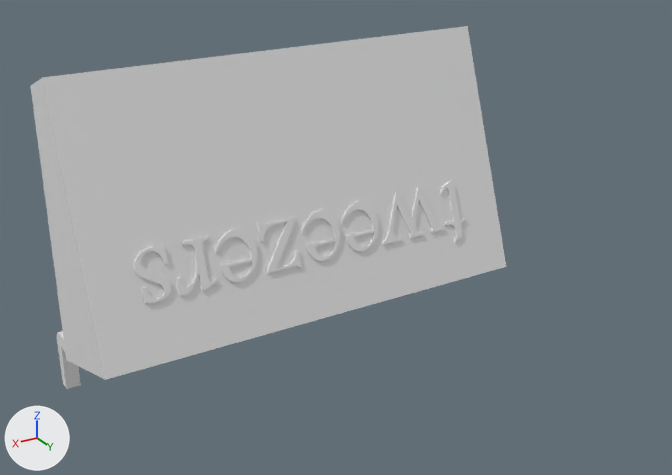
The Blender file tweezer-pegboard/tweezers-pegboard.blend as it was, and as the next commit left it.
Before and after are seen from a 50 mm lens placed at (98.5, 168.8, 105.4), pointed at (-1.5, 2.1, 22.0). Arrows for +X, +Y and +Z are at lower left; the lights stay in place.

Names of what the first picture shows: 'Tweezers'.
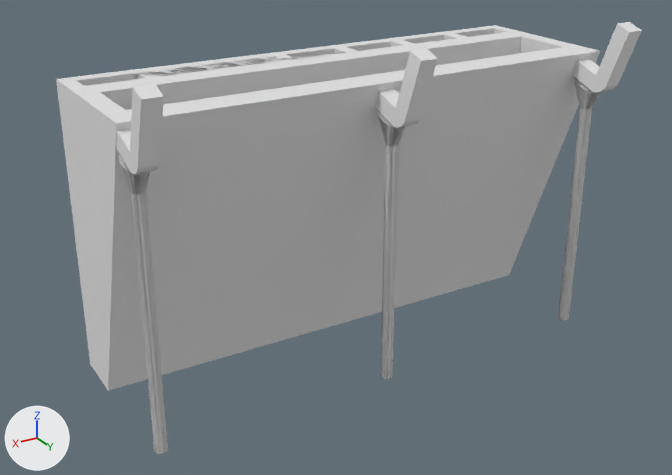
The change, as JSON lines over the scene's bpy script:
```json
{"op": "add", "block": "me_cylinder", "code": ["me_cylinder = bpy.data.meshes.new('Cylinder')", "me_cylinder.from_pydata(...)  # 96 vertices, 66 faces; spans x -1.88..1.88, y -3.22..2.46, z -1.0..1.07"]}
{"op": "set", "path": "ob_tweezers.location", "old": "(0.0, -3.7, 0.0)", "new": "(0.0, -3.7, 63.0)"}
{"op": "set", "path": "ob_tweezers.rotation_euler", "old": "(0.349, 0.0, 0.0)", "new": "(3.142, 0.0, 0.0)", "note": "degrees (20, 0, 0) -> degrees (180, 0, 0)"}
{"block": "ob_tweezers", "where": "_m = ob_tweezers.modifiers.new('Boolean', 'BOOLEAN')"}
{"op": "set", "path": "_m.object", "old": "ob_pegboardscrewdriver", "new": "ob_cylinder"}
{"op": "add", "block": "ob_cylinder", "code": ["ob_cylinder = bpy.data.objects.new('Cylinder', me_cylinder)", "ob_cylinder.location = (52.0, 27.7, 28.0)", "ob_cylinder.scale = (1.27, 1.27, 28.0)", "_m = ob_cylinder.modifiers.new('Array', 'ARRAY')", "_m.count = 3", "_m.constant_offset_displace = (0.0, 0.0, 0.0)", "_m.relative_offset_displace = (-10.62, 0.0, 0.0)"]}
```

Pixel boxes (x1, y1, x2, y2) of what changed, in the pictures (672 x 475 px):
```json
{"object": "Tweezers", "change": "reshaped, moved, turned, modifiers changed", "before": [31, 26, 506, 389], "after": [56, 22, 642, 454]}
{"object": "Cylinder", "change": "added", "after": [118, 77, 601, 454]}
```
